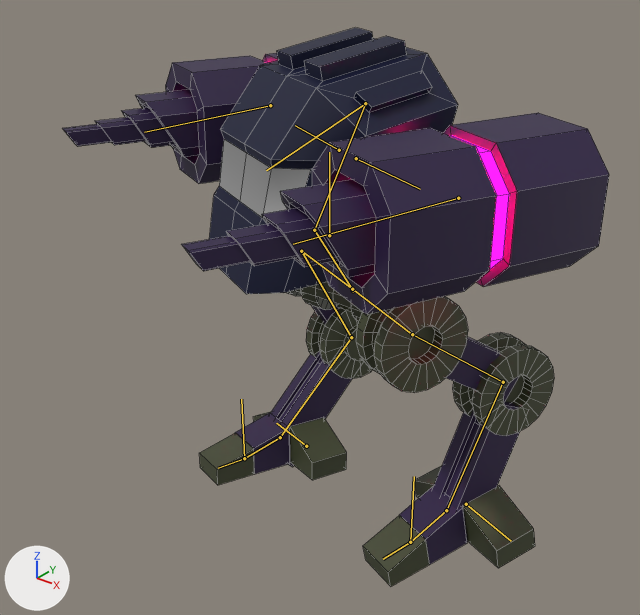
The Blender file Assets/Models/mech2.blend as it was, and as the next commit left it.
Camera for both pictures: a camera (50 mm lens) standing at (6.01, -8.1, 7.65) and looking at (-0.08, -0.49, 2.94). Arrows for +X, +Y and +Z are at lower left; the lights stay in place. Both versions are drawn at frame 80 of the action 'Patrol'; the numbers are the values there. The bones that bend it are drawn over the model as lines. Mesh edges are drawn as thin lines.
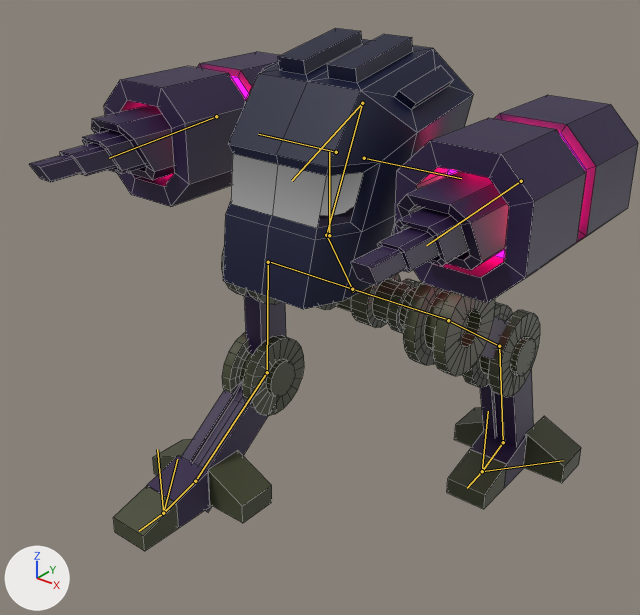
Where the change shows, as pixel boxes (x1, y1, x2, y2) in the pictures (640 x 615 px):
'Icosphere.002', posed: before (62, 28, 609, 587); after (29, 28, 638, 551)
bone 'spine', root to tip: before (353, 290) to (314, 230); after (353, 290) to (326, 235)
bone 'foot.L', root to tip: before (446, 510) to (410, 542); after (503, 442) to (482, 471)
bone 'foot.target.L', root to tip: before (410, 542) to (414, 476); after (482, 471) to (488, 411)
bone 'foot.target.R', root to tip: before (244, 458) to (241, 399); after (163, 513) to (157, 449)

The change in detail:
Bone 'spine' (bone_spine) turns from (-2, -20, 13) to (0, 0, 0) degrees about its own x, y and z.
Bone 'foot.L' (bone_foot_l) turns from (0, 0, 0) to (-63, 0, 0) degrees about its own x, y and z.
Bone 'foot.target.L' (bone_foot_target_l) moves from (0.008, 0.045, 0.839) to (0.002, 0.048, 0.261).
Bone 'foot.target.R' (bone_foot_target_r) moves from (0.0, 0.045, 0.839) to (0.002, 0.048, 1.327).
